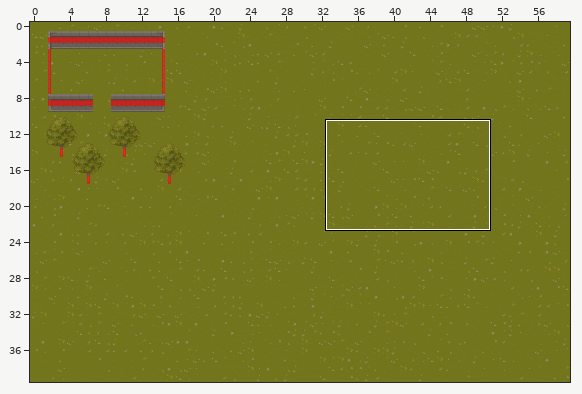
Tiled map: src/tiled/EmptyGuia1920X1080.tmx. Above, an overview of the earlier version with the close-up marked.
Close-up. Before the edit:
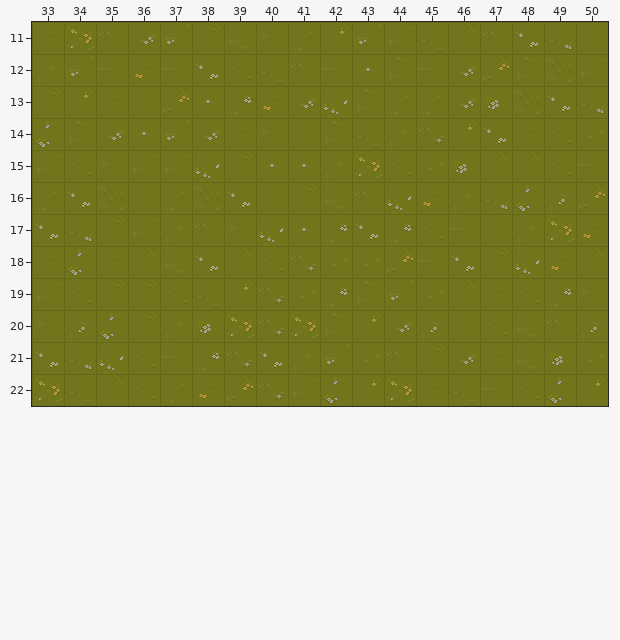
Cells are 32x32 px. Shown: x 33..50, y 11..22. The commit also changed other parts of the map, which this record leaves out.
After the commit:
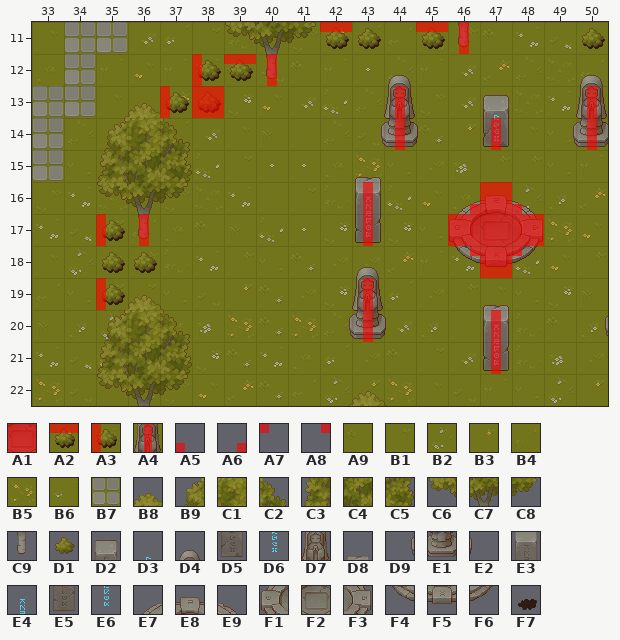
Key: from "ColitionMark": A1 0, A2 1, A3 3, A4 5, A5 6, A6 7, A7 8, A8 9; from "Grass": A9 1, B1 19, B2 21, B3 23, B4 26, B5 29, B6 30, B7 32; from "Plant": B8 6, B9 21, C1 22, C2 23, C3 37, C4 38, C5 39, C6 53, C7 54, C8 55, C9 70, D1 97; from "Props": D2 7, D3 8, D4 14, D5 23, D6 24, D7 30, D8 39, D9 45, E1 46, E2 47, E3 55, E4 56, E5 71, E6 72, E7 139, E8 140, E9 141, F1 155, F2 156, F3 157, F4 171, F5 172, F6 173; from "ShadowPlant": F7 97.
__ is an empty cell.
Tiles replaced or removed in this view: A9, B1, B2, B3, B4, B5, B6.
See-through tiles are keyed as they look on the map.
What changed:
Changed rows in their new state; .. is an unchanged cell.
Layer "Grass":
first column x 33:
11 .. B7 B7
12 .. B7 ..
13 B7 B7 ..
14 B7 .. ..
15 B7 .. ..
Layer "Shadows":
first column x 37:
11 .. .. .. .. .. F7 F7 .. F7 .. .. .. .. F7
12 .. F7 F7 .. .. .. .. .. .. .. .. .. .. ..
13 F7 F7 .. .. .. .. .. .. .. .. .. .. .. ..
first column x 35:
17 F7 ..
18 F7 F7
19 F7 ..
Layer "Walls":
first column x 43:
13 .. .. .. .. D2 ..
14 .. .. .. .. D5 ..
15 D8 .. .. .. .. ..
16 E3 .. .. E7 E8 E9
17 E5 .. .. F1 F2 F3
18 .. .. .. F4 F5 F6
19 .. .. .. .. D8 ..
20 .. .. .. .. E3 ..
21 .. .. .. .. E5 ..
Layer "Plants":
first column x 35:
11 .. .. .. .. C6 C7 C8 D1 D1 .. D1 C9 .. .. .. D1
12 .. .. .. D1 D1 C9 .. .. .. D4 .. .. .. .. .. D4
13 .. B8 D1 D1 .. .. .. .. .. D7 .. .. D3 .. .. D7
14 B9 C1 C2 .. .. .. .. .. D9 E1 E2 .. D6 .. D9 E1
15 C3 C4 C5 .. .. .. .. .. .. .. .. .. .. .. .. ..
16 C6 C7 C8 .. .. .. .. .. E4 .. .. .. .. .. .. ..
17 D1 C9 .. .. .. .. .. .. E6 .. .. .. .. .. .. ..
18 D1 D1 .. .. .. .. .. .. D4 .. .. .. .. .. .. ..
19 D1 B8 .. .. .. .. .. .. D7 .. .. .. .. .. .. ..
20 B9 C1 C2 .. .. .. .. D9 E1 E2 .. .. E4 .. .. D9
21 C3 C4 C5 .. .. .. .. .. .. .. .. .. E6 .. .. ..
22 C6 C7 C8 .. .. .. .. .. B8 .. .. .. .. .. .. ..
Layer "Collictions":
first column x 35:
11 .. .. .. .. .. .. .. A2 .. .. A2 A4 .. .. .. ..
12 .. .. .. A3 A2 A4 .. .. .. .. .. .. .. .. .. ..
13 .. .. A3 A1 .. .. .. .. .. A4 .. .. .. .. .. A4
14 .. .. .. .. .. .. .. .. .. A4 .. .. A4 .. .. A4
16 .. .. .. .. .. .. .. .. A4 .. .. A6 A1 A5 .. ..
17 A3 A4 .. .. .. .. .. .. A4 .. .. A1 A1 A1 .. ..
18 .. .. .. .. .. .. .. .. .. .. .. A8 A1 A7 .. ..
19 A3 .. .. .. .. .. .. .. A4 .. .. .. .. .. .. ..
20 .. .. .. .. .. .. .. .. A4 .. .. .. A4 .. .. ..
21 .. .. .. .. .. .. .. .. .. .. .. .. A4 .. .. ..
Where, in picture pixels (left, top, right, bottom), the same in both close-ups:
changed: (33, 22, 544, 406)
added: (573, 28, 608, 150)
added: (605, 316, 608, 336)
